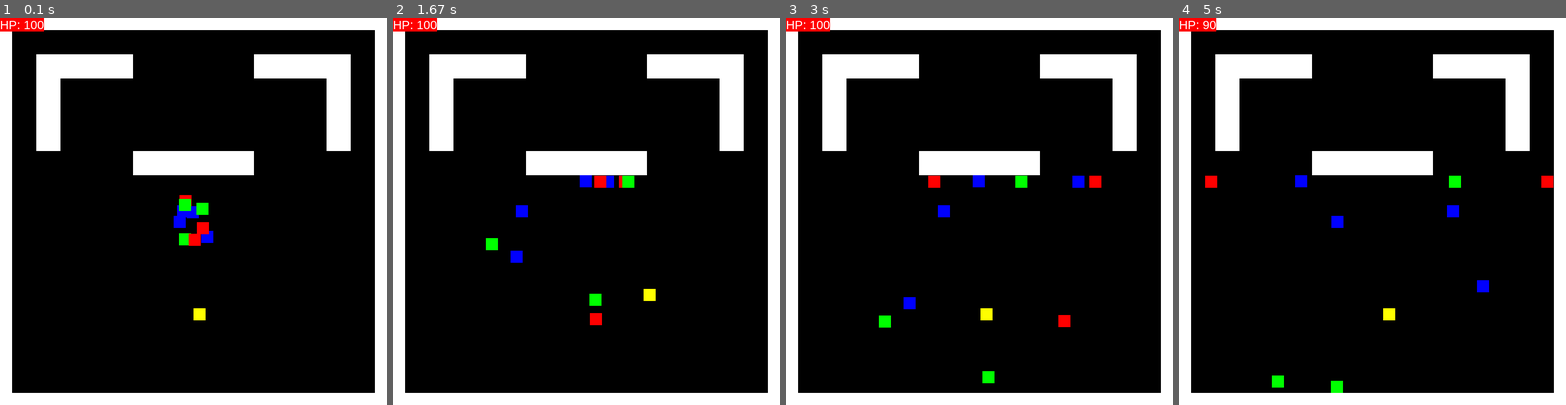
Above: before the commit, frames 1-4 (left to right).
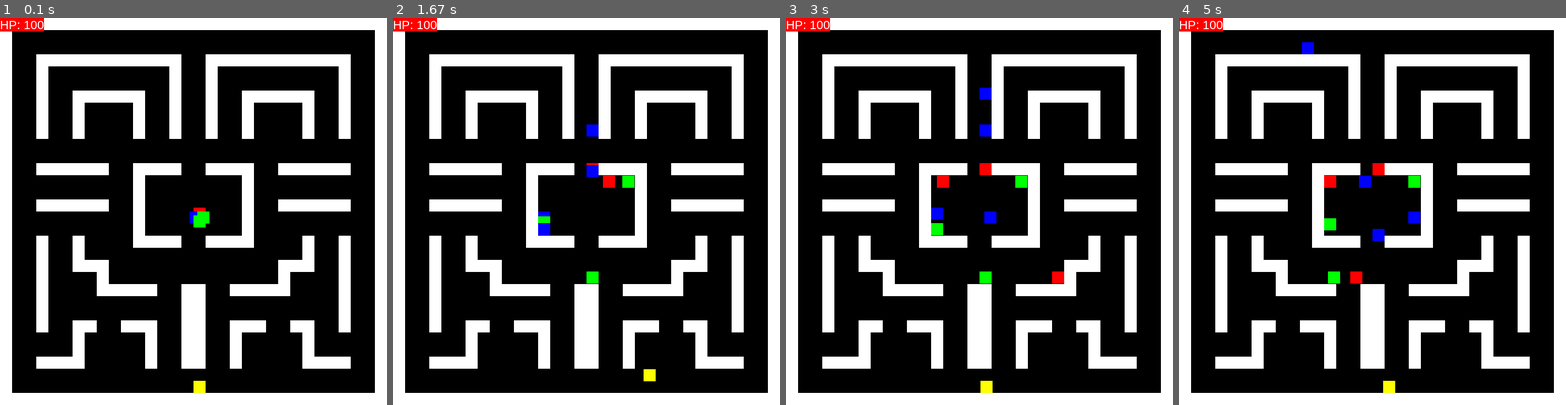
Above: after the commit, the same moments.

Repository: PerzotProgrammer/Pygame
Game: pygame game, started from Pacman/main.py
The game is run twice, just before and just after one commit, with the same random seed, the same clock (stepped at 60 frames per second) and the same inputs.
Inputs:
- Up to frame 1 (0.1 s): no input
- Up to frame 2 (1.67 s): hold D 0.33-0.8 s; hold W 0.83-1.13 s; hold D 1.17-1.63 s
- Up to frame 3 (3 s): hold A 1.67-2.2 s; hold S 2.23-2.53 s; hold A 2.57-2.97 s
- Up to frame 4 (5 s): hold W 3-3.37 s; hold D 3.4-4.03 s; hold S 4.07-4.43 s; hold A 4.47-4.93 s; hold D from 4.97 s (still down)

The runs differ from the first frame. In frame 1, 21% of the frame differs, in the area x 9-91%, y 9-97%; in frame 2, 21%; in frame 3, 22%; in frame 4, 22%, in the area x 6-97%, y 0-97%.

Commit message:
Dodano lepszą mapę

Diff:
--- a/Pacman/enemy.py
+++ b/Pacman/enemy.py
@@ -9,8 +9,8 @@
 class Enemy:
     def __init__(self, color):
         pygame.init()
-        self.posX = globals.WINDOW_X / 2 + randint(-50, 50)
-        self.posY = globals.WINDOW_Y / 2 + randint(-50, 50)
+        self.posX = globals.WINDOW_X / 2
+        self.posY = globals.WINDOW_Y / 2
         self.hp = 10
         self.speed = 2
         self.direction = randint(0, 3)
--- a/Pacman/globals.py
+++ b/Pacman/globals.py
@@ -23,3 +23,41 @@
         if event.type == pygame.QUIT:
             pygame.quit()
             exit()
+
+
+# Lista zawierająca mapę w formacie podobnym do CSV.
+
+lvlMap = [
+    [1, 1, 1, 1, 1, 1, 1, 1, 1, 1, 1, 1, 1, 1, 1, 1, 1, 1, 1, 1, 1, 1, 1, 1, 1, 1, 1, 1, 1, 1, 1, 1],
+    [1, 0, 0, 0, 0, 0, 0, 0, 0, 0, 0, 0, 0, 0, 0, 0, 0, 0, 0, 0, 0, 0, 0, 0, 0, 0, 0, 0, 0, 0, 0, 1],
+    [1, 0, 0, 0, 0, 0, 0, 0, 0, 0, 0, 0, 0, 0, 0, 0, 0, 0, 0, 0, 0, 0, 0, 0, 0, 0, 0, 0, 0, 0, 0, 1],
+    [1, 0, 0, 1, 1, 1, 1, 1, 1, 1, 1, 1, 1, 1, 1, 0, 0, 1, 1, 1, 1, 1, 1, 1, 1, 1, 1, 1, 1, 0, 0, 1],
+    [1, 0, 0, 1, 0, 0, 0, 0, 0, 0, 0, 0, 0, 0, 1, 0, 0, 1, 0, 0, 0, 0, 0, 0, 0, 0, 0, 0, 1, 0, 0, 1],
+    [1, 0, 0, 1, 0, 0, 0, 0, 0, 0, 0, 0, 0, 0, 1, 0, 0, 1, 0, 0, 0, 0, 0, 0, 0, 0, 0, 0, 1, 0, 0, 1],
+    [1, 0, 0, 1, 0, 0, 1, 1, 1, 1, 1, 1, 0, 0, 1, 0, 0, 1, 0, 0, 1, 1, 1, 1, 1, 1, 0, 0, 1, 0, 0, 1],
+    [1, 0, 0, 1, 0, 0, 1, 0, 0, 0, 0, 1, 0, 0, 1, 0, 0, 1, 0, 0, 1, 0, 0, 0, 0, 1, 0, 0, 1, 0, 0, 1],
+    [1, 0, 0, 1, 0, 0, 1, 0, 0, 0, 0, 1, 0, 0, 1, 0, 0, 1, 0, 0, 1, 0, 0, 0, 0, 1, 0, 0, 1, 0, 0, 1],
+    [1, 0, 0, 1, 0, 0, 1, 0, 0, 0, 0, 1, 0, 0, 1, 0, 0, 1, 0, 0, 1, 0, 0, 0, 0, 1, 0, 0, 1, 0, 0, 1],
+    [1, 0, 0, 0, 0, 0, 0, 0, 0, 0, 0, 0, 0, 0, 0, 0, 0, 0, 0, 0, 0, 0, 0, 0, 0, 0, 0, 0, 0, 0, 0, 1],
+    [1, 0, 0, 0, 0, 0, 0, 0, 0, 0, 0, 0, 0, 0, 0, 0, 0, 0, 0, 0, 0, 0, 0, 0, 0, 0, 0, 0, 0, 0, 0, 1],
+    [1, 0, 0, 1, 1, 1, 1, 1, 1, 0, 0, 1, 1, 1, 1, 0, 0, 1, 1, 1, 1, 0, 0, 1, 1, 1, 1, 1, 1, 0, 0, 1],
+    [1, 0, 0, 0, 0, 0, 0, 0, 0, 0, 0, 1, 0, 0, 0, 0, 0, 0, 0, 0, 1, 0, 0, 0, 0, 0, 0, 0, 0, 0, 0, 1],
+    [1, 0, 0, 0, 0, 0, 0, 0, 0, 0, 0, 1, 0, 0, 0, 0, 0, 0, 0, 0, 1, 0, 0, 0, 0, 0, 0, 0, 0, 0, 0, 1],
+    [1, 0, 0, 1, 1, 1, 1, 1, 1, 0, 0, 1, 0, 0, 0, 0, 0, 0, 0, 0, 1, 0, 0, 1, 1, 1, 1, 1, 1, 0, 0, 1],
+    [1, 0, 0, 0, 0, 0, 0, 0, 0, 0, 0, 1, 0, 0, 0, 0, 0, 0, 0, 0, 1, 0, 0, 0, 0, 0, 0, 0, 0, 0, 0, 1],
+    [1, 0, 0, 0, 0, 0, 0, 0, 0, 0, 0, 1, 0, 0, 0, 0, 0, 0, 0, 0, 1, 0, 0, 0, 0, 0, 0, 0, 0, 0, 0, 1],
+    [1, 0, 0, 1, 0, 0, 1, 0, 0, 0, 0, 1, 1, 1, 1, 0, 0, 1, 1, 1, 1, 0, 0, 0, 0, 1, 0, 0, 1, 0, 0, 1],
+    [1, 0, 0, 1, 0, 0, 1, 0, 0, 0, 0, 0, 0, 0, 0, 0, 0, 0, 0, 0, 0, 0, 0, 0, 0, 1, 0, 0, 1, 0, 0, 1],
+    [1, 0, 0, 1, 0, 0, 1, 1, 1, 0, 0, 0, 0, 0, 0, 0, 0, 0, 0, 0, 0, 0, 0, 1, 1, 1, 0, 0, 1, 0, 0, 1],
+    [1, 0, 0, 1, 0, 0, 0, 0, 1, 0, 0, 0, 0, 0, 0, 0, 0, 0, 0, 0, 0, 0, 0, 1, 0, 0, 0, 0, 1, 0, 0, 1],
+    [1, 0, 0, 1, 0, 0, 0, 0, 1, 1, 1, 1, 1, 0, 0, 1, 1, 0, 0, 1, 1, 1, 1, 1, 0, 0, 0, 0, 1, 0, 0, 1],
+    [1, 0, 0, 1, 0, 0, 0, 0, 0, 0, 0, 0, 0, 0, 0, 1, 1, 0, 0, 0, 0, 0, 0, 0, 0, 0, 0, 0, 1, 0, 0, 1],
+    [1, 0, 0, 1, 0, 0, 0, 0, 0, 0, 0, 0, 0, 0, 0, 1, 1, 0, 0, 0, 0, 0, 0, 0, 0, 0, 0, 0, 1, 0, 0, 1],
+    [1, 0, 0, 1, 0, 0, 1, 1, 0, 0, 1, 1, 1, 0, 0, 1, 1, 0, 0, 1, 1, 1, 0, 0, 1, 1, 0, 0, 1, 0, 0, 1],
+    [1, 0, 0, 0, 0, 0, 1, 0, 0, 0, 0, 0, 1, 0, 0, 1, 1, 0, 0, 1, 0, 0, 0, 0, 0, 1, 0, 0, 0, 0, 0, 1],
+    [1, 0, 0, 0, 0, 0, 1, 0, 0, 0, 0, 0, 1, 0, 0, 1, 1, 0, 0, 1, 0, 0, 0, 0, 0, 1, 0, 0, 0, 0, 0, 1],
+    [1, 0, 0, 1, 1, 1, 1, 0, 0, 0, 0, 0, 1, 0, 0, 1, 1, 0, 0, 1, 0, 0, 0, 0, 0, 1, 1, 1, 1, 0, 0, 1],
+    [1, 0, 0, 0, 0, 0, 0, 0, 0, 0, 0, 0, 0, 0, 0, 0, 0, 0, 0, 0, 0, 0, 0, 0, 0, 0, 0, 0, 0, 0, 0, 1],
+    [1, 0, 0, 0, 0, 0, 0, 0, 0, 0, 0, 0, 0, 0, 0, 0, 0, 0, 0, 0, 0, 0, 0, 0, 0, 0, 0, 0, 0, 0, 0, 1],
+    [1, 1, 1, 1, 1, 1, 1, 1, 1, 1, 1, 1, 1, 1, 1, 1, 1, 1, 1, 1, 1, 1, 1, 1, 1, 1, 1, 1, 1, 1, 1, 1]
+]
--- a/Pacman/main.py
+++ b/Pacman/main.py
@@ -24,7 +24,7 @@
         # pygame.display.set_icon() # Przyda się potem
 
         # Obiekty gry
-        self.playerObject = player.Player(globals.WINDOW_X / 2, globals.WINDOW_Y / 2 + 200)
+        self.playerObject = player.Player(globals.WINDOW_X / 2, globals.WINDOW_Y - 50)
         self.mapObject = map.Map()
         self.Enemies = []
         self.createEnemies(10)
--- a/Pacman/map.py
+++ b/Pacman/map.py
@@ -1,42 +1,5 @@
 import pygame
 import globals
-
-# Lista zawierająca mapę w formacie podobnym do CSV.
-
-lvlMap = [
-    [1, 1, 1, 1, 1, 1, 1, 1, 1, 1, 1, 1, 1, 1, 1, 1, 1, 1, 1, 1, 1, 1, 1, 1, 1, 1, 1, 1, 1, 1, 1, 1],
-    [1, 0, 0, 0, 0, 0, 0, 0, 0, 0, 0, 0, 0, 0, 0, 0, 0, 0, 0, 0, 0, 0, 0, 0, 0, 0, 0, 0, 0, 0, 0, 1],
-    [1, 0, 0, 0, 0, 0, 0, 0, 0, 0, 0, 0, 0, 0, 0, 0, 0, 0, 0, 0, 0, 0, 0, 0, 0, 0, 0, 0, 0, 0, 0, 1],
-    [1, 0, 0, 1, 1, 1, 1, 1, 1, 1, 1, 0, 0, 0, 0, 0, 0, 0, 0, 0, 0, 1, 1, 1, 1, 1, 1, 1, 1, 0, 0, 1],
-    [1, 0, 0, 1, 1, 1, 1, 1, 1, 1, 1, 0, 0, 0, 0, 0, 0, 0, 0, 0, 0, 1, 1, 1, 1, 1, 1, 1, 1, 0, 0, 1],
-    [1, 0, 0, 1, 1, 0, 0, 0, 0, 0, 0, 0, 0, 0, 0, 0, 0, 0, 0, 0, 0, 0, 0, 0, 0, 0, 0, 1, 1, 0, 0, 1],
-    [1, 0, 0, 1, 1, 0, 0, 0, 0, 0, 0, 0, 0, 0, 0, 0, 0, 0, 0, 0, 0, 0, 0, 0, 0, 0, 0, 1, 1, 0, 0, 1],
-    [1, 0, 0, 1, 1, 0, 0, 0, 0, 0, 0, 0, 0, 0, 0, 0, 0, 0, 0, 0, 0, 0, 0, 0, 0, 0, 0, 1, 1, 0, 0, 1],
-    [1, 0, 0, 1, 1, 0, 0, 0, 0, 0, 0, 0, 0, 0, 0, 0, 0, 0, 0, 0, 0, 0, 0, 0, 0, 0, 0, 1, 1, 0, 0, 1],
-    [1, 0, 0, 1, 1, 0, 0, 0, 0, 0, 0, 0, 0, 0, 0, 0, 0, 0, 0, 0, 0, 0, 0, 0, 0, 0, 0, 1, 1, 0, 0, 1],
-    [1, 0, 0, 1, 1, 0, 0, 0, 0, 0, 0, 0, 0, 0, 0, 0, 0, 0, 0, 0, 0, 0, 0, 0, 0, 0, 0, 1, 1, 0, 0, 1],
-    [1, 0, 0, 0, 0, 0, 0, 0, 0, 0, 0, 1, 1, 1, 1, 1, 1, 1, 1, 1, 1, 0, 0, 0, 0, 0, 0, 0, 0, 0, 0, 1],
-    [1, 0, 0, 0, 0, 0, 0, 0, 0, 0, 0, 1, 1, 1, 1, 1, 1, 1, 1, 1, 1, 0, 0, 0, 0, 0, 0, 0, 0, 0, 0, 1],
-    [1, 0, 0, 0, 0, 0, 0, 0, 0, 0, 0, 0, 0, 0, 0, 0, 0, 0, 0, 0, 0, 0, 0, 0, 0, 0, 0, 0, 0, 0, 0, 1],
-    [1, 0, 0, 0, 0, 0, 0, 0, 0, 0, 0, 0, 0, 0, 0, 0, 0, 0, 0, 0, 0, 0, 0, 0, 0, 0, 0, 0, 0, 0, 0, 1],
-    [1, 0, 0, 0, 0, 0, 0, 0, 0, 0, 0, 0, 0, 0, 0, 0, 0, 0, 0, 0, 0, 0, 0, 0, 0, 0, 0, 0, 0, 0, 0, 1],
-    [1, 0, 0, 0, 0, 0, 0, 0, 0, 0, 0, 0, 0, 0, 0, 0, 0, 0, 0, 0, 0, 0, 0, 0, 0, 0, 0, 0, 0, 0, 0, 1],
-    [1, 0, 0, 0, 0, 0, 0, 0, 0, 0, 0, 0, 0, 0, 0, 0, 0, 0, 0, 0, 0, 0, 0, 0, 0, 0, 0, 0, 0, 0, 0, 1],
-    [1, 0, 0, 0, 0, 0, 0, 0, 0, 0, 0, 0, 0, 0, 0, 0, 0, 0, 0, 0, 0, 0, 0, 0, 0, 0, 0, 0, 0, 0, 0, 1],
-    [1, 0, 0, 0, 0, 0, 0, 0, 0, 0, 0, 0, 0, 0, 0, 0, 0, 0, 0, 0, 0, 0, 0, 0, 0, 0, 0, 0, 0, 0, 0, 1],
-    [1, 0, 0, 0, 0, 0, 0, 0, 0, 0, 0, 0, 0, 0, 0, 0, 0, 0, 0, 0, 0, 0, 0, 0, 0, 0, 0, 0, 0, 0, 0, 1],
-    [1, 0, 0, 0, 0, 0, 0, 0, 0, 0, 0, 0, 0, 0, 0, 0, 0, 0, 0, 0, 0, 0, 0, 0, 0, 0, 0, 0, 0, 0, 0, 1],
-    [1, 0, 0, 0, 0, 0, 0, 0, 0, 0, 0, 0, 0, 0, 0, 0, 0, 0, 0, 0, 0, 0, 0, 0, 0, 0, 0, 0, 0, 0, 0, 1],
-    [1, 0, 0, 0, 0, 0, 0, 0, 0, 0, 0, 0, 0, 0, 0, 0, 0, 0, 0, 0, 0, 0, 0, 0, 0, 0, 0, 0, 0, 0, 0, 1],
-    [1, 0, 0, 0, 0, 0, 0, 0, 0, 0, 0, 0, 0, 0, 0, 0, 0, 0, 0, 0, 0, 0, 0, 0, 0, 0, 0, 0, 0, 0, 0, 1],
-    [1, 0, 0, 0, 0, 0, 0, 0, 0, 0, 0, 0, 0, 0, 0, 0, 0, 0, 0, 0, 0, 0, 0, 0, 0, 0, 0, 0, 0, 0, 0, 1],
-    [1, 0, 0, 0, 0, 0, 0, 0, 0, 0, 0, 0, 0, 0, 0, 0, 0, 0, 0, 0, 0, 0, 0, 0, 0, 0, 0, 0, 0, 0, 0, 1],
-    [1, 0, 0, 0, 0, 0, 0, 0, 0, 0, 0, 0, 0, 0, 0, 0, 0, 0, 0, 0, 0, 0, 0, 0, 0, 0, 0, 0, 0, 0, 0, 1],
-    [1, 0, 0, 0, 0, 0, 0, 0, 0, 0, 0, 0, 0, 0, 0, 0, 0, 0, 0, 0, 0, 0, 0, 0, 0, 0, 0, 0, 0, 0, 0, 1],
-    [1, 0, 0, 0, 0, 0, 0, 0, 0, 0, 0, 0, 0, 0, 0, 0, 0, 0, 0, 0, 0, 0, 0, 0, 0, 0, 0, 0, 0, 0, 0, 1],
-    [1, 0, 0, 0, 0, 0, 0, 0, 0, 0, 0, 0, 0, 0, 0, 0, 0, 0, 0, 0, 0, 0, 0, 0, 0, 0, 0, 0, 0, 0, 0, 1],
-    [1, 1, 1, 1, 1, 1, 1, 1, 1, 1, 1, 1, 1, 1, 1, 1, 1, 1, 1, 1, 1, 1, 1, 1, 1, 1, 1, 1, 1, 1, 1, 1]
-]
 
 
 class Map:
@@ -52,9 +15,9 @@
     def makeColliders(self):
         posX = 0
         posY = 0
-        for i in range(len(lvlMap)):
-            for j in range(len(lvlMap[i])):
-                if lvlMap[i][j] == 1:
+        for i in range(len(globals.lvlMap)):
+            for j in range(len(globals.lvlMap[i])):
+                if globals.lvlMap[i][j] == 1:
                     rect = self.surface.get_rect(topleft=(posX, posY))
                     self.colliders.append(rect)
                 posX += self.debugSize
@@ -64,9 +27,9 @@
     def drawMap(self, screen):
         posX = 0
         posY = 0
-        for i in range(len(lvlMap)):
-            for j in range(len(lvlMap[i])):
-                if lvlMap[i][j] == 1:
+        for i in range(len(globals.lvlMap)):
+            for j in range(len(globals.lvlMap[i])):
+                if globals.lvlMap[i][j] == 1:
                     screen.blit(self.surface, (posX, posY))
                 posX += self.debugSize
             posY += self.debugSize
